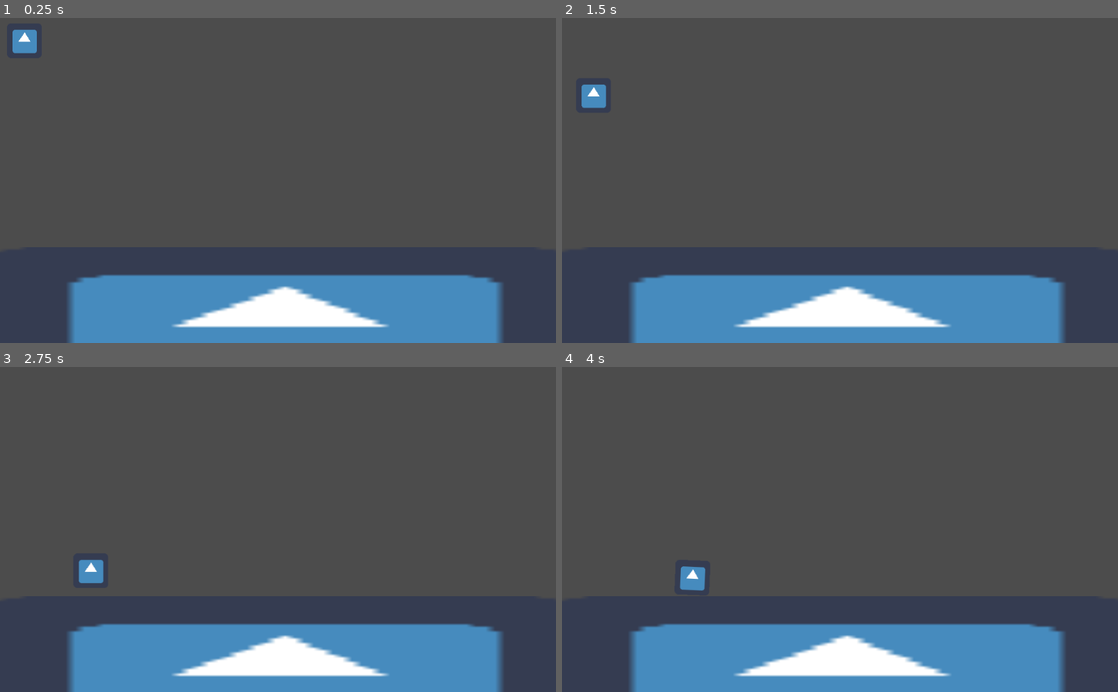
Above: before the commit, frames 1-4 (two rows, left to right).
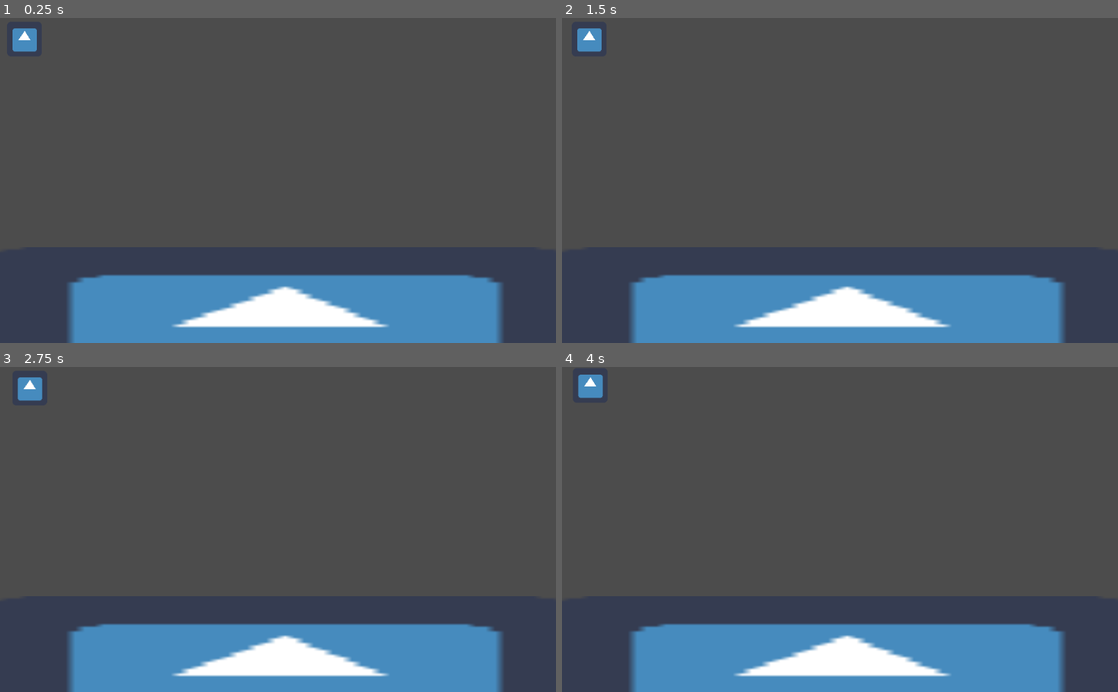
Above: after the commit, the same moments.

Repository: Tuocs/test
Game: Godot game, scene res://Node2D.tscn
Same seed, same stepped clock (60 frames per second), same inputs: the game is played once before the commit and once after it. The engine's default icon, where the game draws it, is replaced by a stand-in: a white triangle on a blue panel in a dark square.
Inputs:
- Up to frame 1 (0.25 s): no input
- Up to frame 2 (1.5 s): hold Right (ui_right) 0.53-1.28 s; hold Down (ui_down) from 1.28 s (still down)
- Up to frame 3 (2.75 s): release Down (ui_down) at 2.03 s; hold Right (ui_right) from 2.03 s (still down)
- Up to frame 4 (4 s): release Right (ui_right) at 2.78 s; hold Up (ui_up) 2.78-3.53 s; hold Left (ui_left) from 3.53 s (still down)

The runs differ from the first frame. In frame 1, less than 0.1% of the frame differs, in the area x 2-7%, y 3-11%; in frame 2, 0.6%; in frame 3, 0.7%, in the area x 3-19%, y 3-67%; in frame 4, 0.6%.

Commit message:
kinematicbody

Diff:
--- a/Node2D.tscn
+++ b/Node2D.tscn
@@ -14,15 +14,16 @@
 
 [node name="Node2D" type="Node2D"]
 
-[node name="RigidBody2D" type="RigidBody2D" parent="."]
+[node name="Player" type="KinematicBody2D" parent="."]
 position = Vector2( 45, 39 )
 script = ExtResource( 2 )
+movespeed = 400
 
-[node name="Sprite" type="Sprite" parent="RigidBody2D"]
+[node name="Sprite" type="Sprite" parent="Player"]
 texture = ExtResource( 1 )
 
-[node name="CollisionShape2D" type="CollisionShape2D" parent="RigidBody2D"]
-shape = SubResource( 2 )
+[node name="CollisionShape2D" type="CollisionShape2D" parent="Player"]
+shape = SubResource( 1 )
 
 [node name="StaticBody2D" type="StaticBody2D" parent="."]
 position = Vector2( 517, 455 )
--- a/rigidMove.gd
+++ b/rigidMove.gd
@@ -1,17 +1,18 @@
-extends RigidBody2D
+extends KinematicBody2D
 
 
 export var movespeed = 100
 
-
-# Called when the node enters the scene tree for the first time.
-func _ready():
-	pass # Replace with function body.
+const upDir = Vector2(0, -1)
 
 
-# Called every frame. 'delta' is the elapsed time since the previous frame.
+func _ready():
+	pass
+
+
 func _process(delta):
 	var velocity = Vector2()
+
 	if Input.is_action_pressed("ui_up"):
 		velocity.y = -1
 	if Input.is_action_pressed("ui_left"):
@@ -19,4 +20,6 @@
 	if Input.is_action_pressed("ui_right"):
 		velocity.x = 1
 
-	add_force(Vector2(),velocity * delta * movespeed)
+
+
+	move_and_slide(velocity * delta * movespeed, upDir)
Not shown: 2 places in Node2D.tscn that only renumber resources
